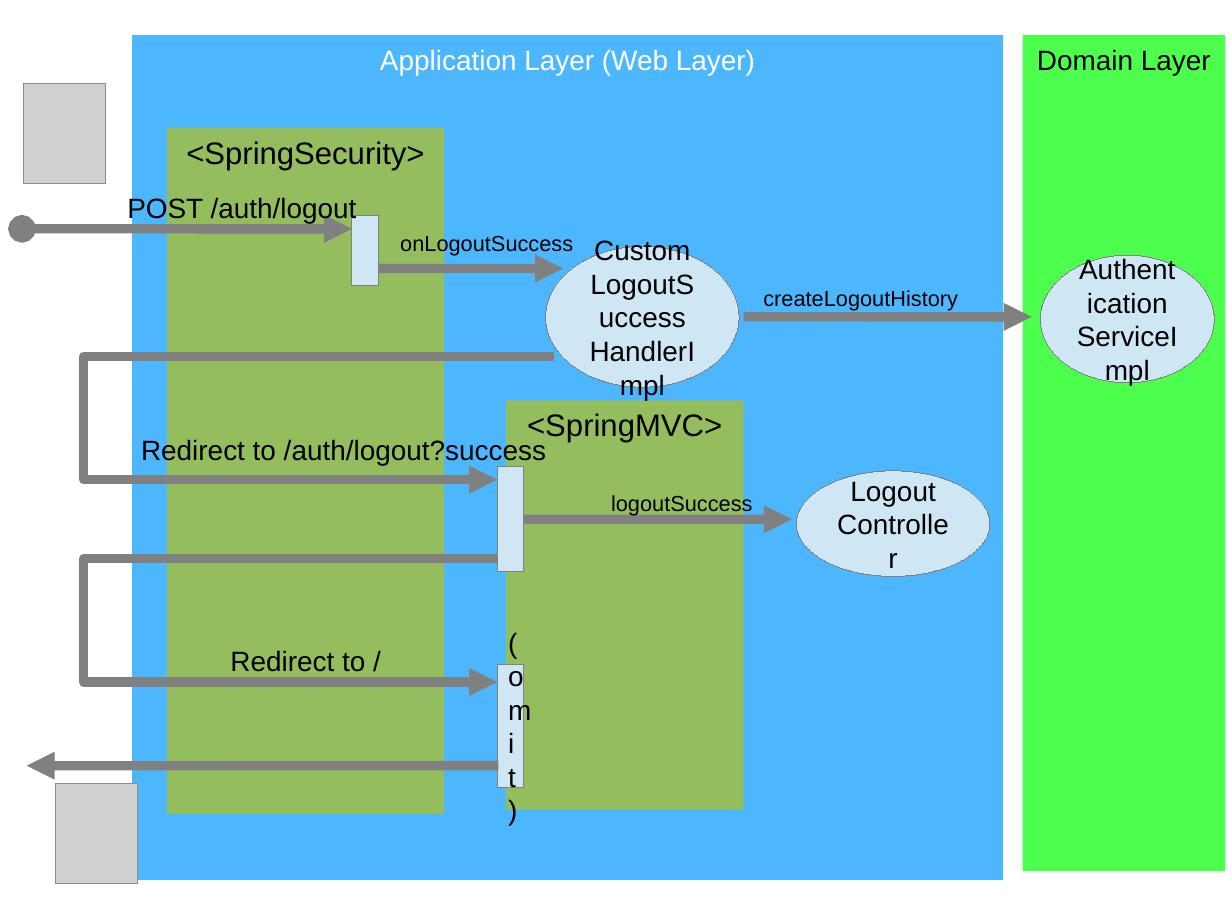
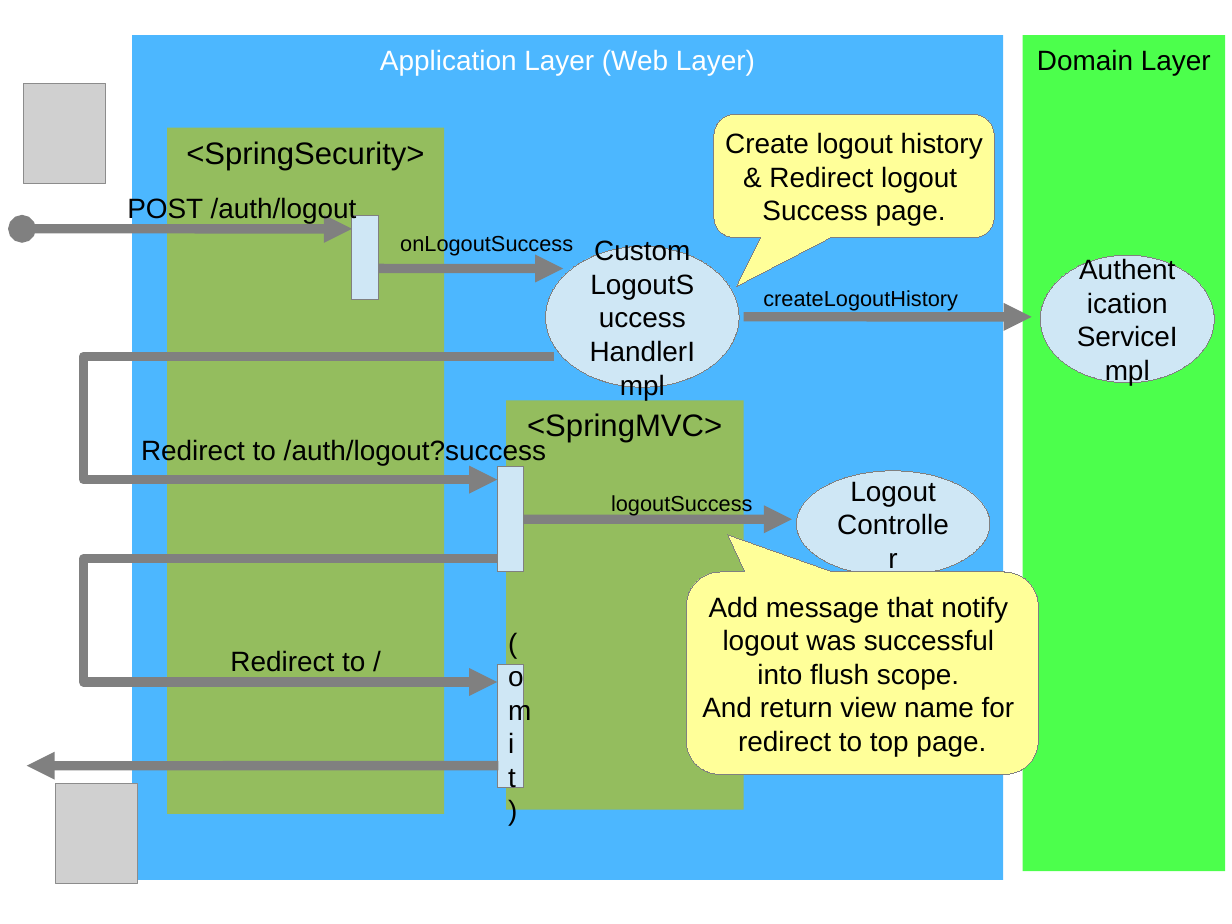
Before and after one commit to kazuki43zoo/demo-application, a slide deck: slide 6 of images/material.odp. Drawn at 1232x924 pixels with LibreOffice and Linux fonts; fonts in the diff are those of the drawing; grey boxes stand for pictures. Boxes give left, top, right and bottom in pixels: in the first picture for what was removed or moved away, otherwise in the second. Text is boxed around its words. In the diff, an @@ line names an element or a change of style, - is before the commit and + after.

```diff
--- a/images/material.odp
+++ b/images/material.odp
@@ rounded speech box added at <box>714,114,995,237</box>, fill #FFFF99, outline #808080 0 pt, 18 pt, text #000000 @@
+Create logout history
+& Redirect logout
+Success page.
@@ rectangle: place and size @@
-rectangle at <box>352,216,379,286</box>
+rectangle at <box>352,216,379,300</box>
@@ rounded speech box added at <box>686,572,1039,775</box>, fill #FFFF99, outline #808080 0 pt, 18 pt, text #000000 @@
+Add message that notify
+logout was successful
+into flush scope.
+And return view name for
+redirect to top page.
```
Also in this commit, not shown: 5 other slides changed, 6 other files.
